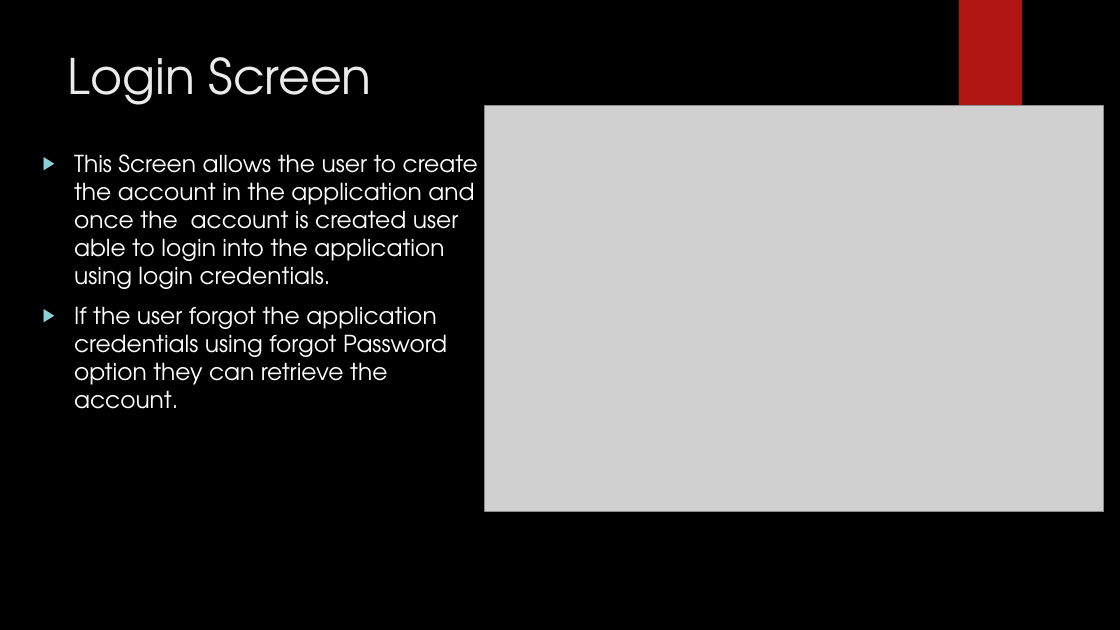
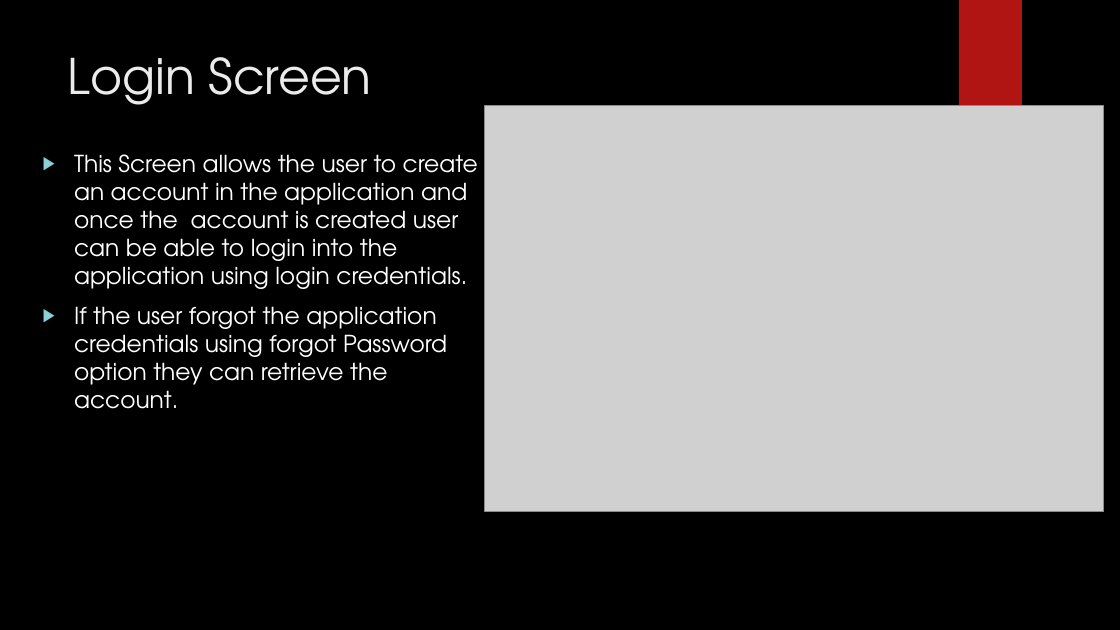
Before and after one commit to harshithreddypeddolla/Assignment-Cricketleague, a slide deck: slide 2 of Cricket League and Teams.pptx. Drawn at 1120x630 pixels with LibreOffice and Linux fonts; fonts in the diff are those of the drawing; grey boxes stand for pictures; background and template pictures are left out. Boxes give left, top, right and bottom in pixels: in the first picture for what was removed or moved away, otherwise in the second. Text is boxed around its words. In the diff, an @@ line names an element or a change of style, - is before the commit and + after.

```diff
--- a/Cricket League and Teams.pptx
+++ b/Cricket League and Teams.pptx
@@ text at box(74, 154, 478, 289): text changed @@
-▶ This Screen allows the user to create the account in the application and once the account is created user able to login into the application using login credentials.
+▶ This Screen allows the user to create an account in the application and once the account is created user can be able to login into the application using login credentials.
```
Also in this commit, not shown: 4 other slides changed, 3 slides added.
